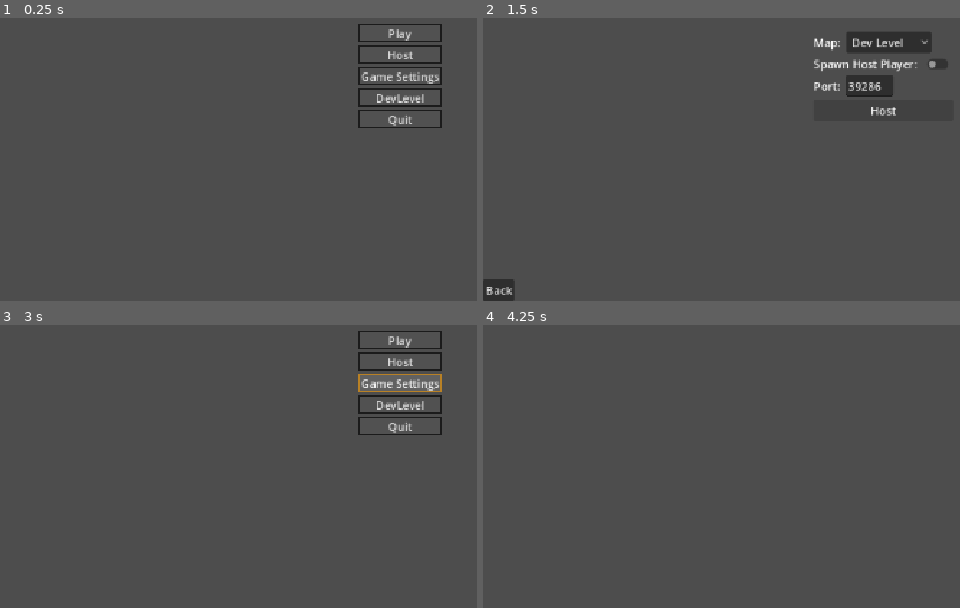
Above: before the commit, frames 1-4 (two rows, left to right).
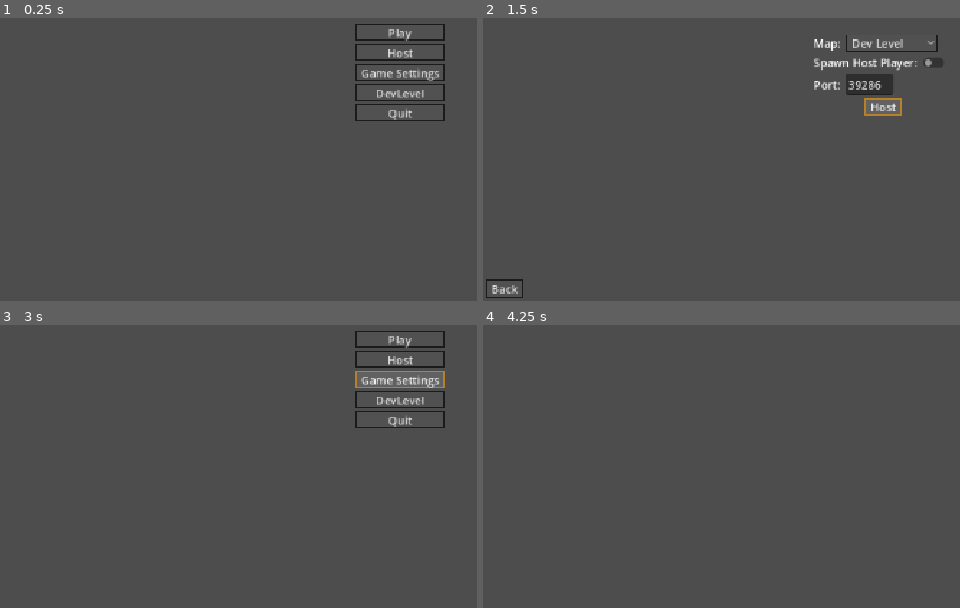
Above: after the commit, the same moments.

Repository: yeet230/multiplayer-base
Game: Godot game, scene res://Scenes/3D/Levels/Game.tscn
Same seed, same stepped clock (60 frames per second), same inputs: the game is played once before the commit and once after it.
Inputs:
- Up to frame 1 (0.25 s): no input
- Up to frame 2 (1.5 s): click "Host" at 0.5 s; click "Host" at 1.25 s
- Up to frame 3 (3 s): click "Back" at 2 s; click "Game Settings" at 2.75 s
- Up to frame 4 (4.25 s): click "DevLevel" at 3.5 s

The runs differ from the first frame. In frame 1, 2.7% of the frame differs, in the area x 74-94%, y 2-39%; in frame 2, 2.9%, in the area x 0-98%, y 4-100%; in frame 3, 2.8%; in frame 4, nothing differs.

Commit message:
Add connection failure system messages
Add a reusable system-message dialog and show it when multiplayer connections fail or disconnect. Restructure main-menu controls and wire menu actions, apply shared menu styling, and pass the entered port when joining a server.

Diff:
--- a/Resources/Menu's/MainMenu.tres
+++ b/Resources/Menu's/MainMenu.tres
@@ -6,16 +6,43 @@
 border_width_top = 2
 border_width_right = 2
 border_width_bottom = 2
-border_color = Color(0.72419745, 0.50442946, 0.14627871, 1)
+border_color = Color(0.7254902, 0.5058824, 0.14509805, 1)
 
 [sub_resource type="StyleBoxFlat" id="StyleBoxFlat_eiy7p"]
+content_margin_left = 8.0
+content_margin_top = 1.0
+content_margin_right = 8.0
+content_margin_bottom = 1.0
 bg_color = Color(0.31764707, 0.31764707, 0.31764707, 1)
 border_width_left = 2
 border_width_top = 2
 border_width_right = 2
 border_width_bottom = 2
 border_color = Color(0.10747973, 0.10747976, 0.107479624, 1)
+corner_detail = 1
+
+[sub_resource type="StyleBoxFlat" id="StyleBoxFlat_ewhip"]
+bg_color = Color(0.6, 0.6, 0.6, 0)
+border_width_left = 1
+border_width_top = 1
+border_width_right = 1
+border_width_bottom = 1
+border_color = Color(0.7254902, 0.5058824, 0.14509805, 1)
+corner_radius_top_left = 181
+corner_radius_top_right = 88
+corner_radius_bottom_right = 114
+corner_radius_bottom_left = 93
+corner_detail = 20
+
+[sub_resource type="StyleBoxEmpty" id="StyleBoxEmpty_ewhip"]
+
+[sub_resource type="StyleBoxEmpty" id="StyleBoxEmpty_wn5eo"]
 
 [resource]
+Button/constants/h_separation = 21
+Button/constants/line_spacing = 21
 Button/styles/hover = SubResource("StyleBoxFlat_i26rj")
 Button/styles/normal = SubResource("StyleBoxFlat_eiy7p")
+CheckButton/styles/hover = SubResource("StyleBoxFlat_ewhip")
+CheckButton/styles/normal = SubResource("StyleBoxEmpty_ewhip")
+CheckButton/styles/pressed = SubResource("StyleBoxEmpty_wn5eo")
--- /dev/null
+++ b/Resources/Menu's/SystemMessage.tres
@@ -0,0 +1,16 @@
+[gd_resource type="Theme" format=3 uid="uid://4mkkpklwxoia"]
+
+[sub_resource type="StyleBoxFlat" id="StyleBoxFlat_liewt"]
+content_margin_left = 0.0
+content_margin_top = 0.0
+content_margin_right = 0.0
+content_margin_bottom = 0.0
+bg_color = Color(0.1, 0.1, 0.1, 0.6)
+corner_radius_top_left = 3
+corner_radius_top_right = 3
+corner_radius_bottom_right = 3
+corner_radius_bottom_left = 3
+corner_detail = 5
+
+[resource]
+PanelContainer/styles/panel = SubResource("StyleBoxFlat_liewt")
--- a/Scenes/2D/Menu's/HostMenuSetup.tscn
+++ b/Scenes/2D/Menu's/HostMenuSetup.tscn
@@ -1,6 +1,7 @@
 [gd_scene format=3 uid="uid://d0okxry2sj1hu"]
 
 [ext_resource type="Script" uid="uid://defv8fl3bnyrk" path="res://Scripts/Menu's/HostmenuSetup.gd" id="1_kv2et"]
+[ext_resource type="Theme" uid="uid://clmane4tnahtp" path="res://Resources/Menu's/MainMenu.tres" id="1_ra7us"]
 
 [node name="HostMenu" type="Control" unique_id=2097086261]
 layout_mode = 3
@@ -9,6 +10,7 @@
 anchor_bottom = 1.0
 grow_horizontal = 2
 grow_vertical = 2
+theme = ExtResource("1_ra7us")
 script = ExtResource("1_kv2et")
 
 [node name="VBoxContainer" type="VBoxContainer" parent="." unique_id=1954890131]
@@ -58,4 +60,6 @@
 
 [node name="Button" type="Button" parent="VBoxContainer" unique_id=1426162596]
 layout_mode = 2
+size_flags_horizontal = 4
+size_flags_stretch_ratio = 2.05
 text = "Host"
--- a/Scenes/2D/Menu's/MainMenu.tscn
+++ b/Scenes/2D/Menu's/MainMenu.tscn
@@ -4,20 +4,21 @@
 [ext_resource type="Script" uid="uid://yv2w3la70h3r" path="res://Scripts/Menu's/MainMenu.gd" id="1_i26rj"]
 [ext_resource type="PackedScene" uid="uid://bwdt4nq8pr5ke" path="res://Scenes/2D/Menu's/ClientMenu.tscn" id="2_eiy7p"]
 [ext_resource type="PackedScene" uid="uid://d0okxry2sj1hu" path="res://Scenes/2D/Menu's/HostMenuSetup.tscn" id="4_neomk"]
+[ext_resource type="PackedScene" uid="uid://rnt3man7mim7" path="res://SystemMessage.tscn" id="5_favh5"]
 
-[node name="MainMenu" type="Node" unique_id=950782923]
-script = ExtResource("1_i26rj")
+[node name="MainMenu" type="Control" unique_id=2020584402]
+layout_mode = 3
+anchors_preset = 15
+anchor_right = 1.0
+anchor_bottom = 1.0
+grow_horizontal = 2
+grow_vertical = 2
 
-[node name="DisplayElements" type="CanvasLayer" parent="." unique_id=1055677627]
+[node name="DisplayElements" type="CanvasLayer" parent="." unique_id=1103258426]
 
-[node name="MenuItems" type="CanvasLayer" parent="." unique_id=1925073819]
+[node name="MenuItems" type="CanvasLayer" parent="." unique_id=1958911187]
 
-[node name="ClientMenu" parent="MenuItems" unique_id=484369215 instance=ExtResource("2_eiy7p")]
-unique_name_in_owner = true
-visible = false
-
-[node name="MainMenu" type="Control" parent="MenuItems" unique_id=1640040799]
-unique_name_in_owner = true
+[node name="MenuHandler" type="Control" parent="MenuItems" unique_id=1077537926]
 layout_mode = 3
 anchors_preset = 15
 anchor_right = 1.0
@@ -25,8 +26,25 @@
 grow_horizontal = 2
 grow_vertical = 2
 theme = ExtResource("1_0nft5")
+script = ExtResource("1_i26rj")
+metadata/_custom_type_script = "uid://yv2w3la70h3r"
 
-[node name="MainMenuVBox" type="VBoxContainer" parent="MenuItems/MainMenu" unique_id=696036975]
+[node name="ClientMenu" parent="MenuItems/MenuHandler" unique_id=484369215 instance=ExtResource("2_eiy7p")]
+unique_name_in_owner = true
+visible = false
+layout_mode = 1
+
+[node name="MainMenu" type="Control" parent="MenuItems/MenuHandler" unique_id=1422905097]
+unique_name_in_owner = true
+layout_mode = 1
+anchors_preset = 15
+anchor_right = 1.0
+anchor_bottom = 1.0
+grow_horizontal = 2
+grow_vertical = 2
+metadata/_edit_use_anchors_ = true
+
+[node name="MainMenuVBox" type="VBoxContainer" parent="MenuItems/MenuHandler/MainMenu" unique_id=803509194]
 layout_mode = 1
 anchors_preset = 8
 anchor_left = 0.5
@@ -40,43 +58,44 @@
 grow_horizontal = 2
 grow_vertical = 2
 
-[node name="Play" type="Button" parent="MenuItems/MainMenu/MainMenuVBox" unique_id=279220662]
+[node name="Play" type="Button" parent="MenuItems/MenuHandler/MainMenu/MainMenuVBox" unique_id=1330164931]
 layout_mode = 2
 text = "Play"
 
-[node name="Host" type="Button" parent="MenuItems/MainMenu/MainMenuVBox" unique_id=418394136]
+[node name="Host" type="Button" parent="MenuItems/MenuHandler/MainMenu/MainMenuVBox" unique_id=1201785767]
 layout_mode = 2
 text = "Host"
 
-[node name="GameSettings" type="Button" parent="MenuItems/MainMenu/MainMenuVBox" unique_id=1149132878]
+[node name="GameSettings" type="Button" parent="MenuItems/MenuHandler/MainMenu/MainMenuVBox" unique_id=1300302698]
 layout_mode = 2
 text = "Game Settings"
 
-[node name="QuickJoin" type="Button" parent="MenuItems/MainMenu/MainMenuVBox" unique_id=1839017426]
+[node name="QuickJoin" type="Button" parent="MenuItems/MenuHandler/MainMenu/MainMenuVBox" unique_id=981691344]
 layout_mode = 2
 text = "DevLevel"
 
-[node name="Quit" type="Button" parent="MenuItems/MainMenu/MainMenuVBox" unique_id=1955174501]
+[node name="Quit" type="Button" parent="MenuItems/MenuHandler/MainMenu/MainMenuVBox" unique_id=2074719396]
 layout_mode = 2
 text = "Quit
 "
 
-[node name="HostMenu" parent="MenuItems" unique_id=2097086261 instance=ExtResource("4_neomk")]
+[node name="HostMenu" parent="MenuItems/MenuHandler" unique_id=2097086261 instance=ExtResource("4_neomk")]
 unique_name_in_owner = true
 visible = false
+layout_mode = 1
 
-[node name="Back" type="Button" parent="MenuItems" unique_id=769222520]
-visible = false
+[node name="Back" type="Button" parent="MenuItems/MenuHandler" unique_id=1347148991]
+layout_mode = 1
 anchors_preset = 2
 anchor_top = 1.0
 anchor_bottom = 1.0
-offset_top = -8.0
-offset_right = 8.0
+offset_left = 4.0
+offset_top = -31.0
+offset_right = 53.0
+offset_bottom = -4.0
 grow_vertical = 0
 text = "Back"
 
-[connection signal="pressed" from="MenuItems/MainMenu/MainMenuVBox/Play" to="." method="_on_play_pressed"]
-[connection signal="pressed" from="MenuItems/MainMenu/MainMenuVBox/Host" to="." method="_on_host_pressed"]
-[connection signal="pressed" from="MenuItems/MainMenu/MainMenuVBox/QuickJoin" to="." method="_on_quick_join_pressed"]
-[connection signal="pressed" from="MenuItems/MainMenu/MainMenuVBox/Quit" to="." method="_on_quit_pressed"]
-[connection signal="pressed" from="MenuItems/Back" to="." method="_on_back_pressed"]
+[node name="SystemMessage" parent="MenuItems/MenuHandler" unique_id=2107457494 instance=ExtResource("5_favh5")]
+visible = false
+layout_mode = 1
--- /dev/null
+++ b/Scripts/Custom Nodes/SystemMessage.gd
@@ -0,0 +1,19 @@
+class_name SystemMessage extends Control
+
+var descText: String = "Nothing just testing"
+var reasonText: String = "Testing"
+
+
+@onready var reason: Label = $PanelContainer/VBoxContainer/Reason
+@onready var desc: Label = $PanelContainer/VBoxContainer/Desc
+@onready var closeButton: Button = $PanelContainer/VBoxContainer/Button
+
+func _ready() -> void:
+	reason.text = reasonText
+	desc.text = descText
+
+	closeButton.pressed.connect(_close_pressed)
+
+
+func _close_pressed() -> void:
+	self.queue_free()
--- a/Scripts/Menu's/ClientMenu.gd
+++ b/Scripts/Menu's/ClientMenu.gd
@@ -6,14 +6,14 @@
 func _on_join_pressed() -> void:
 	var port: int = int(portInput.text)
 	var ip: String = ipInput.text
-	var dots: int = 0
+	var dots: int = 3
 
-	for i in range(4):
-		if ip.find(".", 0):
-			dots += 1
+	#for i in range(4):
+		#if ip.find(".", 0):
+			#dots += 1
 
 	if dots != 3:
 		ipInput.clear()
 		return
 
-	MultiplayerManager.join_server(ip)
+	MultiplayerManager.join_server.call_deferred(ip, port)
--- a/Scripts/Menu's/MainMenu.gd
+++ b/Scripts/Menu's/MainMenu.gd
@@ -1,4 +1,6 @@
-class_name MainMenu extends Node
+class_name MainMenu extends Control
+
+const SYSTEM_MESSAGE_PREFAB = preload("res://SystemMessage.tscn")
 
 enum MENU_LEVEL {
 	MAIN,
@@ -14,10 +16,19 @@
 @onready var clientMenu: Control = %ClientMenu
 @onready var hostMenu: Control = %HostMenu
 
-@onready var backButton: Button = $MenuItems/Back
 
-@onready var displayElementsCanvasLayer: CanvasLayer = $DisplayElements
-@onready var menuItemsCanvasLayer: CanvasLayer = $MenuItems
+@onready var displayElementsCanvasLayer: CanvasLayer = $"../../DisplayElements"
+@onready var menuItemsCanvasLayer: CanvasLayer = $"../../MenuItems"
+
+
+
+@onready var playButton: Button = $MainMenu/MainMenuVBox/Play
+@onready var hostButton: Button = $MainMenu/MainMenuVBox/Host
+@onready var gameSettingsButton: Button = $MainMenu/MainMenuVBox/GameSettings
+@onready var quickJoinButton: Button = $MainMenu/MainMenuVBox/QuickJoin
+@onready var quitButton: Button = $MainMenu/MainMenuVBox/Quit
+@onready var backButton: Button = $Back
+
 
 
 func _ready() -> void:
@@ -27,19 +38,30 @@
 		hostMenu,
 	]
 
-
-
 	_auto_mode_set()
 	_change_menu_level(mainMenu)
 
+	multiplayer.server_disconnected.connect(_server_disconnected)
+	multiplayer.connection_failed.connect(_connection_failed)
+
+	playButton.pressed.connect(_on_play_pressed)
+	hostButton.pressed.connect(_on_host_pressed)
+	#gameSettingsButton.pressed.connect()
+	quickJoinButton.pressed.connect(_on_quick_join_pressed)
+	quitButton.pressed.connect(_on_quit_pressed)
+	backButton.pressed.connect(_on_back_pressed)
 
 
-func _on_host_pressed() -> void:
-	_change_menu_level(hostMenu)
 
-	pass
+func _spawn_system_message(reason : String, desc : String) -> void:
+	var instance = SYSTEM_MESSAGE_PREFAB.instantiate() as SystemMessage
 
-	#MultiplayerManager.start_server({})
+	instance.descText = desc
+	instance.reasonText = reason
+	instance.set_anchors_preset(Control.PRESET_CENTER)
+	add_child(instance)
+
+
 
 func _auto_mode_set() -> void:
 	if OS.has_feature("server") or OS.has_feature("dedicated_server"):
@@ -53,15 +75,6 @@
 		MultiplayerManager.start_server.call_deferred(data)
 
 
-func _on_play_pressed() -> void:
-	_change_menu_level(clientMenu)
-
-
-
-func _on_quit_pressed() -> void:
-	get_tree().quit()
-
-
 func _change_menu_level(newLevel : Control) -> void:
 	for menu in menuItems:
 		menu.hide()
@@ -70,16 +83,61 @@
 	backButton.visible = true if newLevel != mainMenu else false
 
 
+func set_canvas_items_visibility(newState : bool) -> void:
+	displayElementsCanvasLayer.visible = newState
+	menuItemsCanvasLayer.visible = newState
+
+
+#region Signal Functions
+
+func _server_disconnected() -> void:
+	var reason: String = "N/A"
+	var desc: String = ":0"
+
+	print("disconnected")
+
+	_spawn_system_message(reason, desc)
+	set_canvas_items_visibility(true)
+
+func _connection_failed() -> void:
+	var reason: String = "Unable to reach Server"
+	var desc: String = "The game instance is unable to reach the server, please check your network connection and try again"
+
+	print("Failed Connection")
+
+
+	_spawn_system_message(reason, desc)
+	set_canvas_items_visibility(true)
+
+
+
+
+
+
+
+func _on_play_pressed() -> void:
+	_change_menu_level(clientMenu)
+	var reason: String = "N/A"
+	var desc: String = ":0"
+	desc = "The game instance is unable to reach the server, please check your network connection then try again"
+
+
+	print("disconnected")
+
+	_spawn_system_message(reason, desc)
+
+func _on_quit_pressed() -> void:
+	get_tree().quit()
+
+func _on_back_pressed() -> void:
+	_change_menu_level(mainMenu)
+
+func _on_host_pressed() -> void:
+	_change_menu_level(hostMenu)
 
 func _on_quick_join_pressed() -> void:
 	MultiplayerManager.join_server("127.0.0.1")
 	set_canvas_items_visibility(false)
 	Input.mouse_mode = Input.MOUSE_MODE_CAPTURED
 
-func set_canvas_items_visibility(newState : bool) -> void:
-	displayElementsCanvasLayer.visible = newState
-	menuItemsCanvasLayer.visible = newState
-
-
-func _on_back_pressed() -> void:
-	_change_menu_level(mainMenu)
+#endregion
--- /dev/null
+++ b/SystemMessage.tscn
@@ -0,0 +1,76 @@
+[gd_scene format=3 uid="uid://rnt3man7mim7"]
+
+[ext_resource type="Script" uid="uid://dk2k5gnnh6pht" path="res://Scripts/Custom Nodes/SystemMessage.gd" id="1_jfi7j"]
+
+[sub_resource type="StyleBoxFlat" id="StyleBoxFlat_jfi7j"]
+content_margin_left = 0.0
+content_margin_top = 0.0
+content_margin_right = 0.0
+content_margin_bottom = 0.0
+bg_color = Color(0.101960786, 0.101960786, 0.101960786, 1)
+corner_radius_top_left = 3
+corner_radius_top_right = 3
+corner_radius_bottom_right = 3
+corner_radius_bottom_left = 3
+corner_detail = 5
+
+[node name="SystemMessage" type="Control" unique_id=2107457494]
+layout_mode = 3
+anchors_preset = 15
+anchor_right = 1.0
+anchor_bottom = 1.0
+grow_horizontal = 2
+grow_vertical = 2
+script = ExtResource("1_jfi7j")
+
+[node name="ColorRect" type="ColorRect" parent="." unique_id=561224443]
+layout_mode = 1
+anchors_preset = 15
+anchor_right = 1.0
+anchor_bottom = 1.0
+grow_horizontal = 2
+grow_vertical = 2
+color = Color(0.1882353, 0.1882353, 0.1882353, 0.6392157)
+
+[node name="PanelContainer" type="PanelContainer" parent="." unique_id=941084270]
+layout_mode = 1
+anchors_preset = 8
+anchor_left = 0.5
+anchor_top = 0.5
+anchor_right = 0.5
+anchor_bottom = 0.5
+offset_left = -186.5
+offset_top = -148.0
+offset_right = 186.5
+offset_bottom = 141.0
+grow_horizontal = 2
+grow_vertical = 2
+theme_override_styles/panel = SubResource("StyleBoxFlat_jfi7j")
+
+[node name="VBoxContainer" type="VBoxContainer" parent="PanelContainer" unique_id=910262846]
+layout_mode = 2
+size_flags_horizontal = 4
+theme_override_constants/separation = 88
+
+[node name="Reason" type="Label" parent="PanelContainer/VBoxContainer" unique_id=50681199]
+layout_mode = 2
+theme_type_variation = &"GraphFrameTitleLabel"
+text = "You have been kicked"
+horizontal_alignment = 1
+vertical_alignment = 1
+
+[node name="Desc" type="Label" parent="PanelContainer/VBoxContainer" unique_id=173941957]
+custom_maximum_size = Vector2(300, -1)
+layout_mode = 2
+size_flags_horizontal = 4
+theme_type_variation = &"TooltipLabel"
+theme_override_font_sizes/font_size = 14
+text = "insert reason here"
+horizontal_alignment = 1
+autowrap_mode = 2
+
+[node name="Button" type="Button" parent="PanelContainer/VBoxContainer" unique_id=2079753996]
+layout_mode = 2
+size_flags_horizontal = 4
+size_flags_vertical = 4
+text = "Close"
Not shown, added: Scripts/Custom Nodes/SystemMessage.gd.uid
Not shown, added: Scenes/3D/Levels/Game.tscn1293309178.tmp
